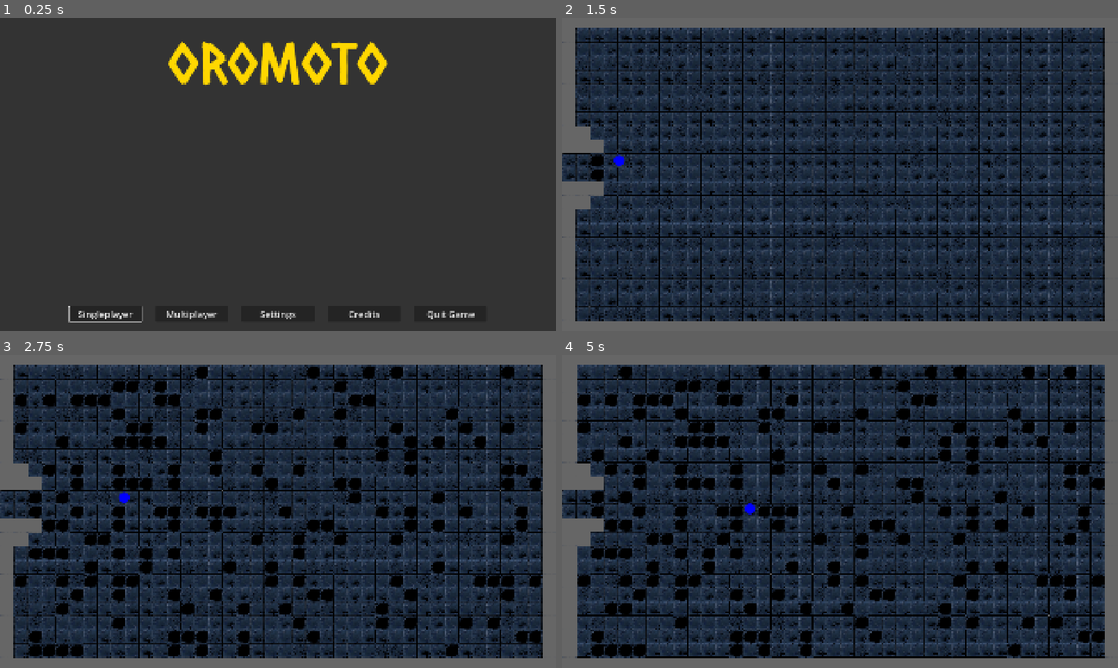
Above: before the commit, frames 1-4 (two rows, left to right).
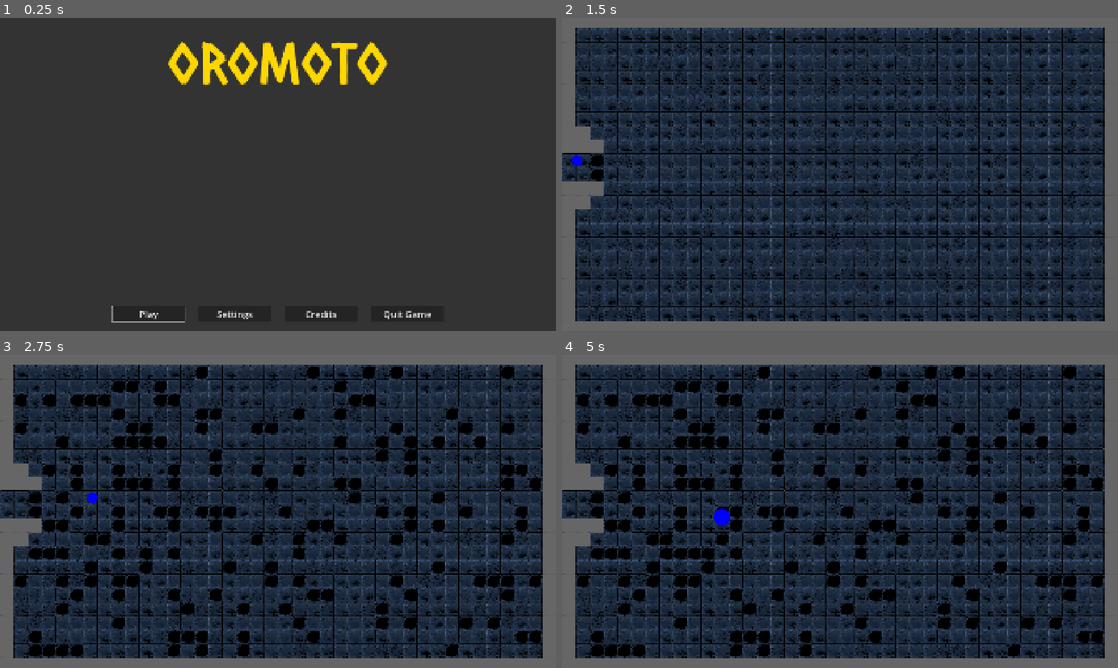
Above: after the commit, the same moments.

Repository: njamster/gmtk_jam_2026
Game: Godot game, scene res://main_menu.tscn
Same seed, same stepped clock (60 frames per second), same inputs: the game is played once before the commit and once after it.
Inputs (mouse positions are in pixels of both pictures, inside the frame that each line leads up to):
- Up to frame 1 (0.25 s): no input
- Up to frame 2 (1.5 s): click (667, 315) at 0.5 s, where only the run before the commit has a clickable "Singleplayer"; click (712, 315) at 1.25 s, where only the run after the commit has a clickable "Play"
- Up to frame 3 (2.75 s): tap Enter at 2 s; hold D (move_right) from 2.03 s (still down); tap Shift at 2.1 s
- Up to frame 4 (5 s): release D (move_right) at 2.78 s; hold S (move_down) 2.78-3.53 s; tap Shift at 2.85, 3.6, 4.35 s; hold D (move_right) 3.53-4.28 s; hold W (move_up) from 4.28 s (still down)

The runs differ from the first frame. In frame 1, 1.0% of the frame differs, in the area x 12-86%, y 92-98%; in frame 2, 0.1%; in frame 3, 0.1%; in frame 4, 18%, in the area x 0-98%, y 3-97%.

Commit message:
Remove multiplayer T_T

Diff:
--- a/autoloads/game_over_screen/game_over_screen.gd
+++ b/autoloads/game_over_screen/game_over_screen.gd
@@ -9,16 +9,8 @@
 
 func _on_game_state_changed(state: Global.GameState) -> void:
 	if state == Global.GameState.GAME_OVER:
+		%PlayerStats.update()
 		show()
-
-		for child in %Stats.get_children():
-			child.queue_free()
-
-		for i in Global.num_players:
-			var player_stats := preload("res://autoloads/game_over_screen/player_stats.tscn").instantiate()
-			player_stats.player_id = i
-			player_stats.update()
-			%Stats.add_child(player_stats)
 	else:
 		hide()
 
--- a/autoloads/game_over_screen/game_over_screen.tscn
+++ b/autoloads/game_over_screen/game_over_screen.tscn
@@ -1,6 +1,7 @@
 [gd_scene format=3 uid="uid://c0vtm51aki77x"]
 
 [ext_resource type="Script" uid="uid://cabdpih4t17pe" path="res://autoloads/game_over_screen/game_over_screen.gd" id="1_gcmpr"]
+[ext_resource type="PackedScene" uid="uid://c80a3ri0pu64y" path="res://autoloads/game_over_screen/player_stats.tscn" id="2_psr2j"]
 
 [node name="GameOverScreen" type="CanvasLayer" unique_id=1416494314]
 script = ExtResource("1_gcmpr")
@@ -37,6 +38,10 @@
 layout_mode = 2
 theme_override_constants/separation = 48
 
+[node name="PlayerStats" parent="VBox/Stats" unique_id=1887806138 instance=ExtResource("2_psr2j")]
+unique_name_in_owner = true
+layout_mode = 2
+
 [node name="RetryText" type="Label" parent="VBox" unique_id=1021467158]
 layout_mode = 2
 theme_override_font_sizes/font_size = 48
--- a/autoloads/game_over_screen/player_stats.gd
+++ b/autoloads/game_over_screen/player_stats.gd
@@ -1,29 +1,22 @@
 extends VBoxContainer
 
 
-var player_id := -1
-
-
-func _ready() -> void:
-	$Player.text = "Player %d" % [player_id + 1]
-
-
 func update() -> void:
-	if Global.stats[player_id].death_reason:
-		$DeathReason.text = Global.stats[player_id].death_reason
+	if Global.stats.death_reason:
+		$DeathReason.text = Global.stats.death_reason
 	else:
 		$DeathReason.text = "You survived!"
 
-	%Gold/Value.text = str(Global.stats[player_id].gold)
+	%Gold/Value.text = str(Global.stats.gold)
 
 	%SurvivalTime/Value.text = "%02d:%02d" % [
-		Global.stats[player_id].survival_time / 60,
-		fmod(Global.stats[player_id].survival_time, 60)
+		Global.stats.survival_time / 60,
+		fmod(Global.stats.survival_time, 60)
 	]
 
-	%NumJumps/Value.text = str(Global.stats[player_id].jumps)
+	%NumJumps/Value.text = str(Global.stats.jumps)
 
-	if Global.stats[player_id].death_reason:
+	if Global.stats.death_reason:
 		%SurvivedState/Value.text = "No"
 	else:
 		%SurvivedState/Value.text = "Yes"
--- a/autoloads/game_over_screen/player_stats.tscn
+++ b/autoloads/game_over_screen/player_stats.tscn
@@ -10,10 +10,6 @@
 grow_vertical = 2
 size_flags_horizontal = 3
 script = ExtResource("1_is7g6")
-
-[node name="Player" type="Label" parent="." unique_id=1899249669]
-layout_mode = 2
-horizontal_alignment = 1
 
 [node name="DeathReason" type="Label" parent="." unique_id=1934696774]
 layout_mode = 2
--- a/autoloads/global.gd
+++ b/autoloads/global.gd
@@ -26,17 +26,18 @@
 
 var tile_size
 
-var num_players := 2
 var num_enemies := 0
-
-var num_alive_players := num_players
 
 # cheat codes :D
 var decay_enabled := true
 var auto_move := true
 
-# stats
-var stats: Array[Dictionary]
+var stats := {
+	"survival_time": 0.0,
+	"jumps": 0,
+	"gold": 0,
+	"death_reason": "",
+}
 
 var survival_time := 0.0
 
@@ -46,14 +47,6 @@
 		var event = InputEventKey.new()
 		event.physical_keycode = KEY_ESCAPE
 		InputMap.action_erase_event("pause_game", event)
-
-	for i in num_players:
-		stats.append({
-			"survival_time": 0.0,
-			"jumps": 0,
-			"gold": 0,
-			"death_reason": "",
-		})
 
 	survival_time = 0.0
 
@@ -72,14 +65,11 @@
 
 
 func reset_stats() -> void:
-	for i in num_players:
-		stats[i] = {
-			"survival_time": 0.0,
-			"jumps": 0,
-			"gold": 0,
-			"death_reason": "",
-		}
+	stats = {
+		"survival_time": 0.0,
+		"jumps": 0,
+		"gold": 0,
+		"death_reason": "",
+	}
 
 	survival_time = 0.0
-
-	num_alive_players = num_players
--- a/game/game.gd
+++ b/game/game.gd
@@ -2,21 +2,9 @@
 
 
 func _ready() -> void:
-	Global.num_alive_players = Global.num_players
-
 	Global.game_state = Global.GameState.RUNNING
 
 	AudioManager.play_music(preload("res://music/background_music.ogg"), true, false)
-
-	for i in Global.num_players:
-		var player := preload("res://player/player.tscn").instantiate()
-		if Global.num_players > 1:
-			player.id = i + 1
-		if player.id == 1:
-			player.global_position = $TileMap.map_to_local(Vector2i(0, 10)) + $TileMap.position
-		else:
-			player.global_position = $TileMap.map_to_local(Vector2i(0, 11)) + $TileMap.position
-		add_child(player)
 
 	for i in Global.num_enemies:
 		var enemy := preload("res://enemies/enemy.tscn").instantiate()
--- a/game/game.tscn
+++ b/game/game.tscn
@@ -4,6 +4,7 @@
 [ext_resource type="Script" uid="uid://dvctpg6ga8biw" path="res://game/camera.gd" id="2_dxrkv"]
 [ext_resource type="Texture2D" uid="uid://di6s134qdw6lq" path="res://tilemap/tilemap.png" id="3_dakft"]
 [ext_resource type="Script" uid="uid://dexbn7g55tlbf" path="res://tilemap/tile_map.gd" id="4_u5opy"]
+[ext_resource type="PackedScene" uid="uid://c3ptr83dnx0rk" path="res://player/player.tscn" id="5_dxrkv"]
 
 [sub_resource type="TileSetAtlasSource" id="TileSetAtlasSource_fc0e3"]
 texture = ExtResource("3_dakft")
@@ -71,3 +72,6 @@
 [node name="QuakeTimer" type="Timer" parent="." unique_id=1471345245]
 wait_time = 5.0
 autostart = true
+
+[node name="Player" parent="." unique_id=1032192895 instance=ExtResource("5_dxrkv")]
+position = Vector2(24, 492)
--- a/main_menu.gd
+++ b/main_menu.gd
@@ -6,8 +6,7 @@
 
 	$OuterMargin/Title.text = ProjectSettings.get_setting("application/config/name")
 
-	%Buttons/Singleplayer.pressed.connect(_singleplayer)
-	%Buttons/Multiplayer.pressed.connect(_multiplayer)
+	%Buttons/Play.pressed.connect(_play)
 	%Buttons/Settings.pressed.connect(_settings)
 	%Buttons/Credits.pressed.connect(_credits)
 
@@ -27,13 +26,7 @@
 	%Buttons.get_child(0).grab_focus()
 
 
-func _singleplayer() -> void:
-	Global.num_players = 1
-	get_tree().change_scene_to_file("res://game/game.tscn")
-
-
-func _multiplayer() -> void:
-	Global.num_players = 2
+func _play() -> void:
 	get_tree().change_scene_to_file("res://game/game.tscn")
 
 
--- a/main_menu.tscn
+++ b/main_menu.tscn
@@ -50,18 +50,11 @@
 size_flags_vertical = 8
 theme_override_constants/separation = 48
 
-[node name="Singleplayer" type="Button" parent="OuterMargin/Buttons" unique_id=2044201246]
+[node name="Play" type="Button" parent="OuterMargin/Buttons" unique_id=2044201246]
 custom_minimum_size = Vector2(250, 0)
 layout_mode = 2
 theme_override_font_sizes/font_size = 32
-text = "Singleplayer"
-
-[node name="Multiplayer" type="Button" parent="OuterMargin/Buttons" unique_id=1490201628]
-custom_minimum_size = Vector2(250, 0)
-layout_mode = 2
-theme_override_font_sizes/font_size = 32
-text = "Multiplayer
-"
+text = "Play"
 
 [node name="Settings" type="Button" parent="OuterMargin/Buttons" unique_id=855268533]
 custom_minimum_size = Vector2(250, 0)
--- a/player/player.gd
+++ b/player/player.gd
@@ -34,7 +34,7 @@
 	area_entered.connect(func(area):
 		if area.is_in_group("Collectible"):
 			# It's a collectible
-			Global.stats[id-1].gold += 1
+			Global.stats.gold += 1
 			AudioManager.play_sound(preload("res://player/sounds/gold.wav"), -10)
 			area.queue_free()
 		else:
@@ -49,8 +49,6 @@
 func _unhandled_input(event):
 	for dir in inputs.keys():
 		var action = dir
-		if Global.num_players > 1:
-			action = "%s_p%d" % [dir, id]
 		if event.is_action_pressed(action):
 			direction = inputs[dir]
 			if not Global.auto_move and not is_dead and not is_moving:
@@ -74,7 +72,7 @@
 			tween.parallel().tween_property($Sprite, "scale", 2.0 * Vector2.ONE, 0.75 * move_speed)
 			tween.parallel().tween_property($Sprite, "scale", Vector2.ONE, 0.75 * move_speed).set_delay(0.75 * move_speed)
 			AudioManager.play_sound(preload("res://player/sounds/jump.wav"))
-			Global.stats[id-1].jumps += 1
+			Global.stats.jumps += 1
 		else:
 			# ... and you ran right into it
 			tween.tween_property(self, "position", direction * Global.tile_size, move_speed).as_relative()
@@ -92,7 +90,7 @@
 
 	await tween.finished
 
-	if is_dead and Global.num_alive_players == 0:
+	if is_dead:
 		Global.game_state = Global.GameState.GAME_OVER
 
 	if Global.decay_enabled:
@@ -106,7 +104,6 @@
 
 func die(reason: String):
 	is_dead = true
-	Global.num_alive_players -= 1
-	Global.stats[id-1].death_reason = reason
-	Global.stats[id-1].survival_time = Global.survival_time
+	Global.stats.death_reason = reason
+	Global.stats.survival_time = Global.survival_time
 	AudioManager.play_sound(preload("res://player/sounds/hurt.wav"))
--- a/project.godot
+++ b/project.godot
@@ -90,54 +90,6 @@
 , Object(InputEventJoypadButton,"resource_local_to_scene":false,"resource_name":"","device":-1,"button_index":14,"pressure":0.0,"pressed":true,"script":null)
 ]
 }
-move_up_p1={
-"deadzone": 0.2,
-"events": [Object(InputEventKey,"resource_local_to_scene":false,"resource_name":"","device":-1,"window_id":0,"alt_pressed":false,"shift_pressed":false,"ctrl_pressed":false,"meta_pressed":false,"pressed":false,"keycode":0,"physical_keycode":87,"key_label":0,"unicode":119,"location":0,"echo":false,"script":null)
-, Object(InputEventJoypadButton,"resource_local_to_scene":false,"resource_name":"","device":0,"button_index":11,"pressure":0.0,"pressed":true,"script":null)
-]
-}
-move_down_p1={
-"deadzone": 0.2,
-"events": [Object(InputEventKey,"resource_local_to_scene":false,"resource_name":"","device":-1,"window_id":0,"alt_pressed":false,"shift_pressed":false,"ctrl_pressed":false,"meta_pressed":false,"pressed":false,"keycode":0,"physical_keycode":83,"key_label":0,"unicode":115,"location":0,"echo":false,"script":null)
-, Object(InputEventJoypadButton,"resource_local_to_scene":false,"resource_name":"","device":0,"button_index":12,"pressure":0.0,"pressed":true,"script":null)
-]
-}
-move_left_p1={
-"deadzone": 0.2,
-"events": [Object(InputEventKey,"resource_local_to_scene":false,"resource_name":"","device":-1,"window_id":0,"alt_pressed":false,"shift_pressed":false,"ctrl_pressed":false,"meta_pressed":false,"pressed":false,"keycode":0,"physical_keycode":65,"key_label":0,"unicode":97,"location":0,"echo":false,"script":null)
-, Object(InputEventJoypadButton,"resource_local_to_scene":false,"resource_name":"","device":0,"button_index":13,"pressure":0.0,"pressed":true,"script":null)
-]
-}
-move_right_p1={
-"deadzone": 0.2,
-"events": [Object(InputEventKey,"resource_local_to_scene":false,"resource_name":"","device":-1,"window_id":0,"alt_pressed":false,"shift_pressed":false,"ctrl_pressed":false,"meta_pressed":false,"pressed":false,"keycode":0,"physical_keycode":68,"key_label":0,"unicode":100,"location":0,"echo":false,"script":null)
-, Object(InputEventJoypadButton,"resource_local_to_scene":false,"resource_name":"","device":0,"button_index":14,"pressure":0.0,"pressed":true,"script":null)
-]
-}
-move_up_p2={
-"deadzone": 0.2,
-"events": [Object(InputEventKey,"resource_local_to_scene":false,"resource_name":"","device":-1,"window_id":0,"alt_pressed":false,"shift_pressed":false,"ctrl_pressed":false,"meta_pressed":false,"pressed":false,"keycode":0,"physical_keycode":4194320,"key_label":0,"unicode":0,"location":0,"echo":false,"script":null)
-, Object(InputEventJoypadButton,"resource_local_to_scene":false,"resource_name":"","device":1,"button_index":11,"pressure":0.0,"pressed":true,"script":null)
-]
-}
-move_down_p2={
-"deadzone": 0.2,
-"events": [Object(InputEventKey,"resource_local_to_scene":false,"resource_name":"","device":-1,"window_id":0,"alt_pressed":false,"shift_pressed":false,"ctrl_pressed":false,"meta_pressed":false,"pressed":false,"keycode":0,"physical_keycode":4194322,"key_label":0,"unicode":0,"location":0,"echo":false,"script":null)
-, Object(InputEventJoypadButton,"resource_local_to_scene":false,"resource_name":"","device":1,"button_index":12,"pressure":0.0,"pressed":true,"script":null)
-]
-}
-move_left_p2={
-"deadzone": 0.2,
-"events": [Object(InputEventKey,"resource_local_to_scene":false,"resource_name":"","device":-1,"window_id":0,"alt_pressed":false,"shift_pressed":false,"ctrl_pressed":false,"meta_pressed":false,"pressed":false,"keycode":0,"physical_keycode":4194319,"key_label":0,"unicode":0,"location":0,"echo":false,"script":null)
-, Object(InputEventJoypadButton,"resource_local_to_scene":false,"resource_name":"","device":1,"button_index":13,"pressure":0.0,"pressed":true,"script":null)
-]
-}
-move_right_p2={
-"deadzone": 0.2,
-"events": [Object(InputEventKey,"resource_local_to_scene":false,"resource_name":"","device":-1,"window_id":0,"alt_pressed":false,"shift_pressed":false,"ctrl_pressed":false,"meta_pressed":false,"pressed":false,"keycode":0,"physical_keycode":4194321,"key_label":0,"unicode":0,"location":0,"echo":false,"script":null)
-, Object(InputEventJoypadButton,"resource_local_to_scene":false,"resource_name":"","device":1,"button_index":14,"pressure":0.0,"pressed":true,"script":null)
-]
-}
 
 [layer_names]
 
